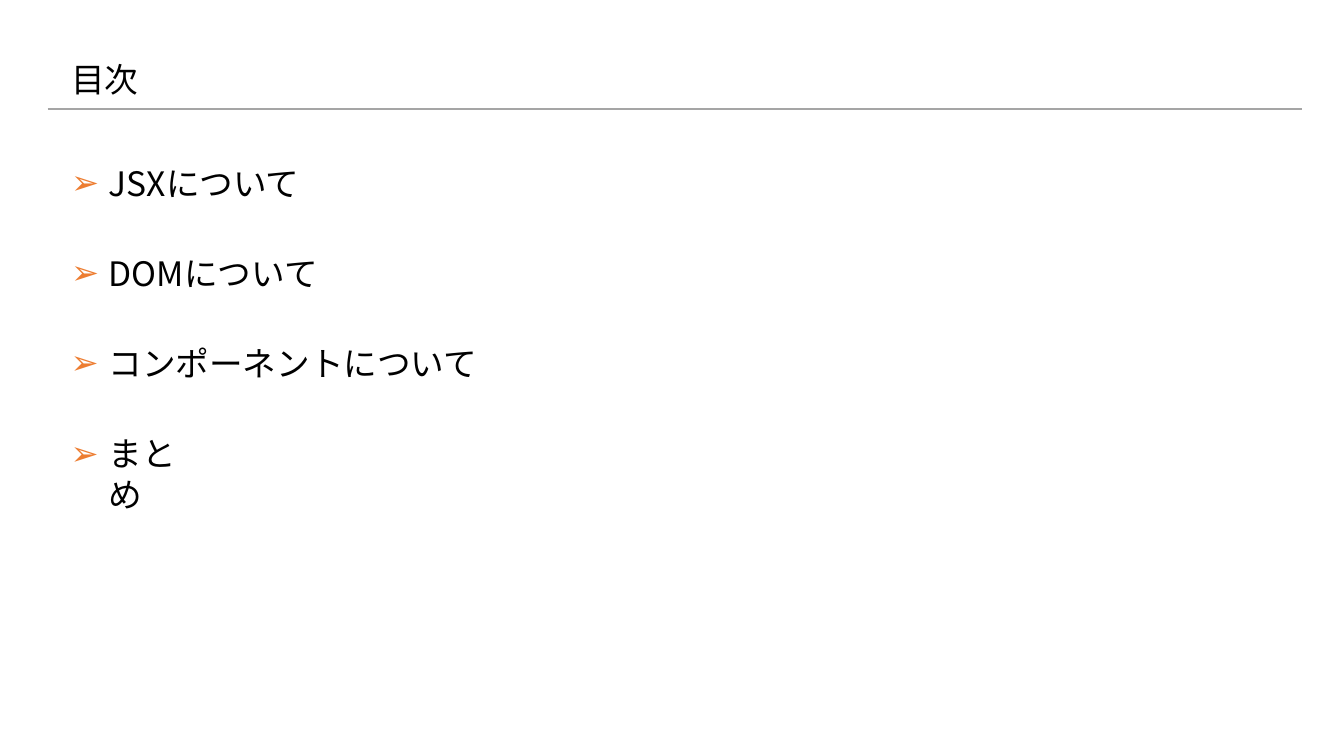
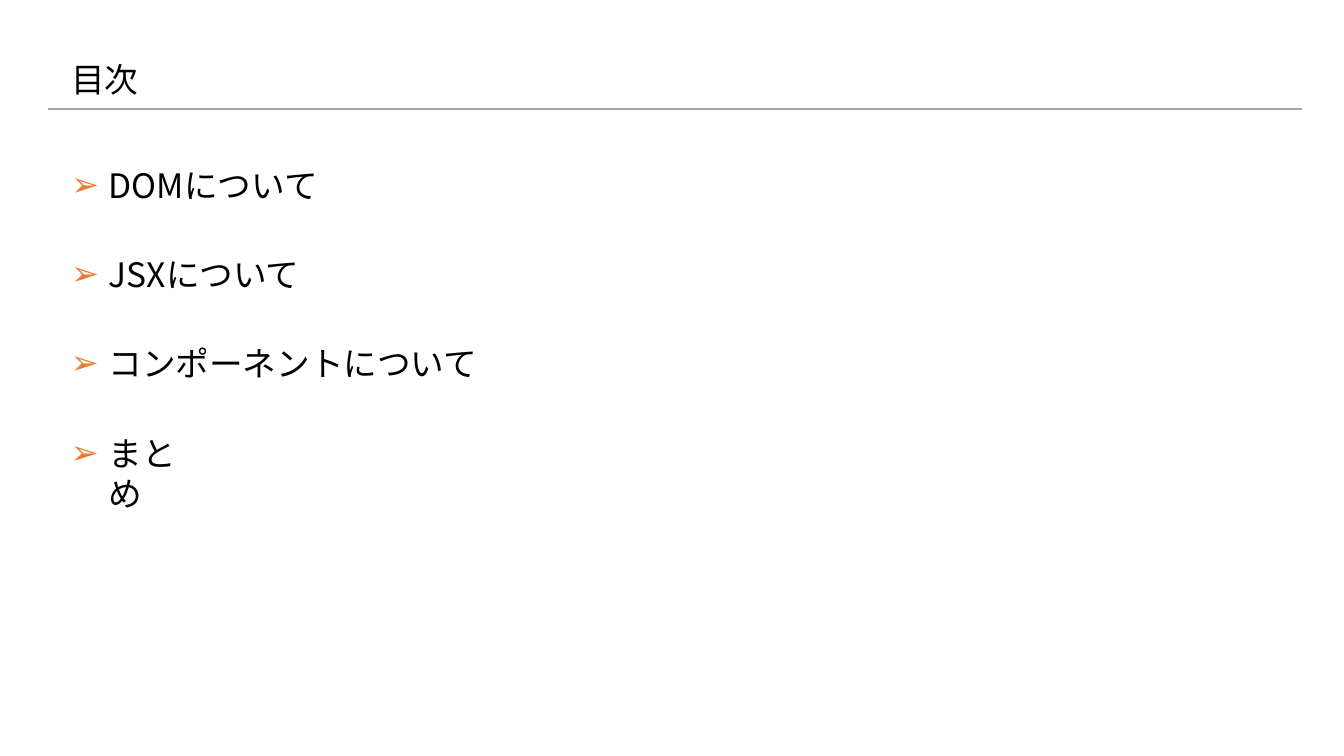
Before and after one commit to konnpeitoon/diary, a slide deck: slide 2 of doc/01_勉強会/01_勉強会資料/20180719_勉強会/02.資料/Reactの基礎知識 .pptx. Drawn at 1344x756 pixels with LibreOffice and Linux fonts; fonts in the diff are those of the drawing; background and template pictures are left out. Boxes give left, top, right and bottom in pixels: in the first picture for what was removed or moved away, otherwise in the second. Text is boxed around its words. In the diff, an @@ line names an element or a change of style, - is before the commit and + after.

```diff
--- a/doc/01_勉強会/01_勉強会資料/20180719_勉強会/02.資料/Reactの基礎知識 .pptx
+++ b/doc/01_勉強会/01_勉強会資料/20180719_勉強会/02.資料/Reactの基礎知識 .pptx
@@ text "DOMについて": place and size @@
-text "DOMについて" at [109, 260, 318, 287]
+text "DOMについて" at [109, 172, 318, 199]
@@ text "JSXについて": place and size @@
-text "JSXについて" at [109, 170, 300, 197]
+text "JSXについて" at [109, 261, 300, 288]
```
Also in this commit, not shown: 8 other slides changed, 10 slides added, 3 slides removed.
